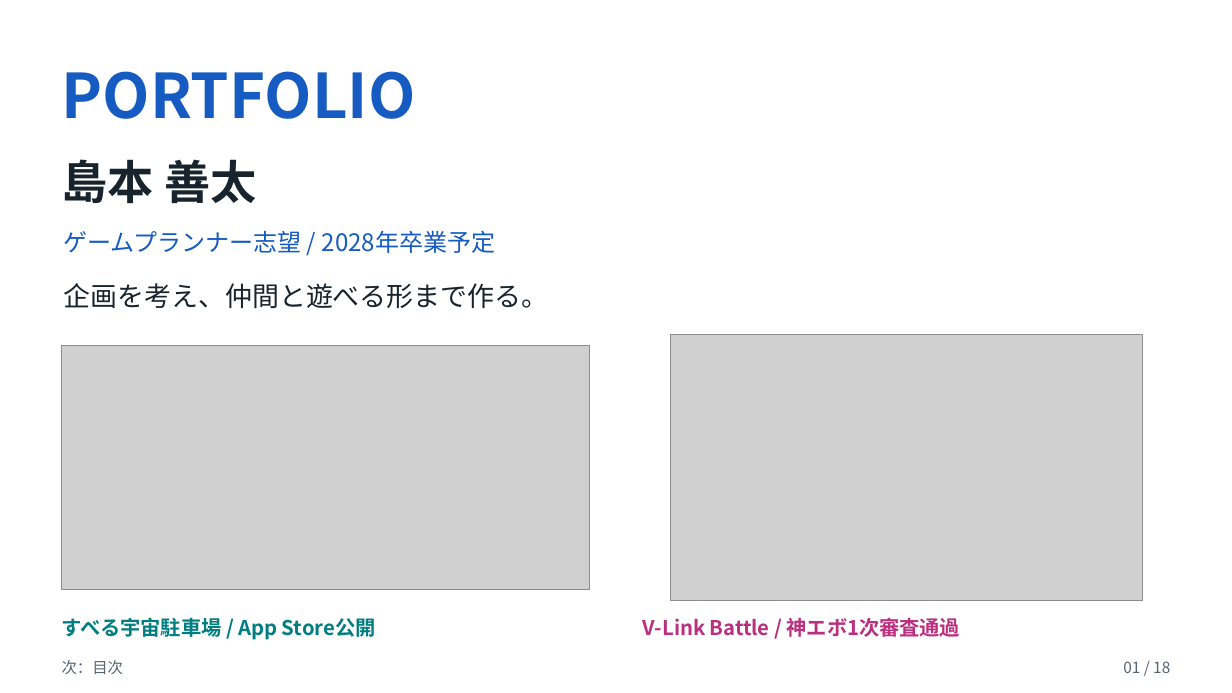
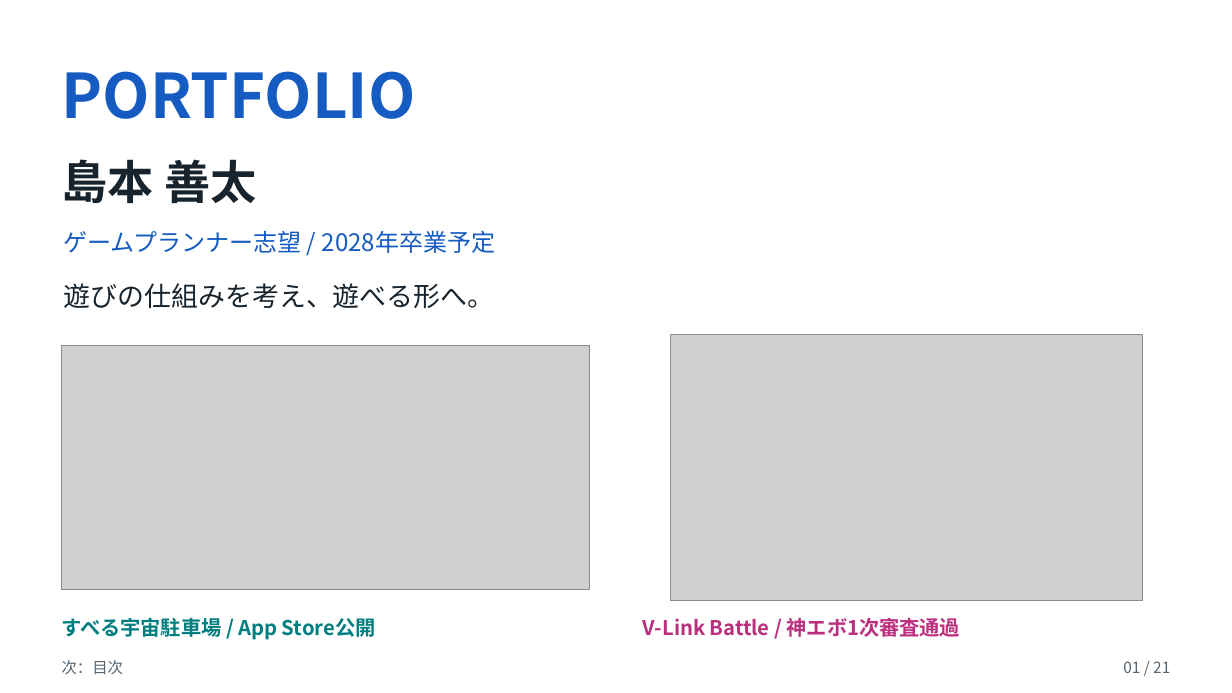
Before and after one commit to kuon-haruto/portfolio, a slide deck: slide 1 of documents/portfolio/島本善太_ポートフォリオ.pptx. Drawn at 1232x693 pixels with LibreOffice and Linux fonts; fonts in the diff are those of the drawing; grey boxes stand for pictures. Boxes give left, top, right and bottom in pixels: in the first picture for what was removed or moved away, otherwise in the second. Text is boxed around its words. In the diff, an @@ line names an element or a change of style, - is before the commit and + after.

```diff
--- a/documents/portfolio/島本善太_ポートフォリオ.pptx
+++ b/documents/portfolio/島本善太_ポートフォリオ.pptx
@@ text at box(63, 283, 494, 308): text changed @@
-企画を考え、仲間と遊べる形まで作る。
+遊びの仕組みを考え、遊べる形へ。
@@ text at box(1123, 661, 1170, 673): text changed @@
-01 / 18
+01 / 21
```
Also in this commit, not shown: 17 other slides changed, 3 slides added, 3 other files.
